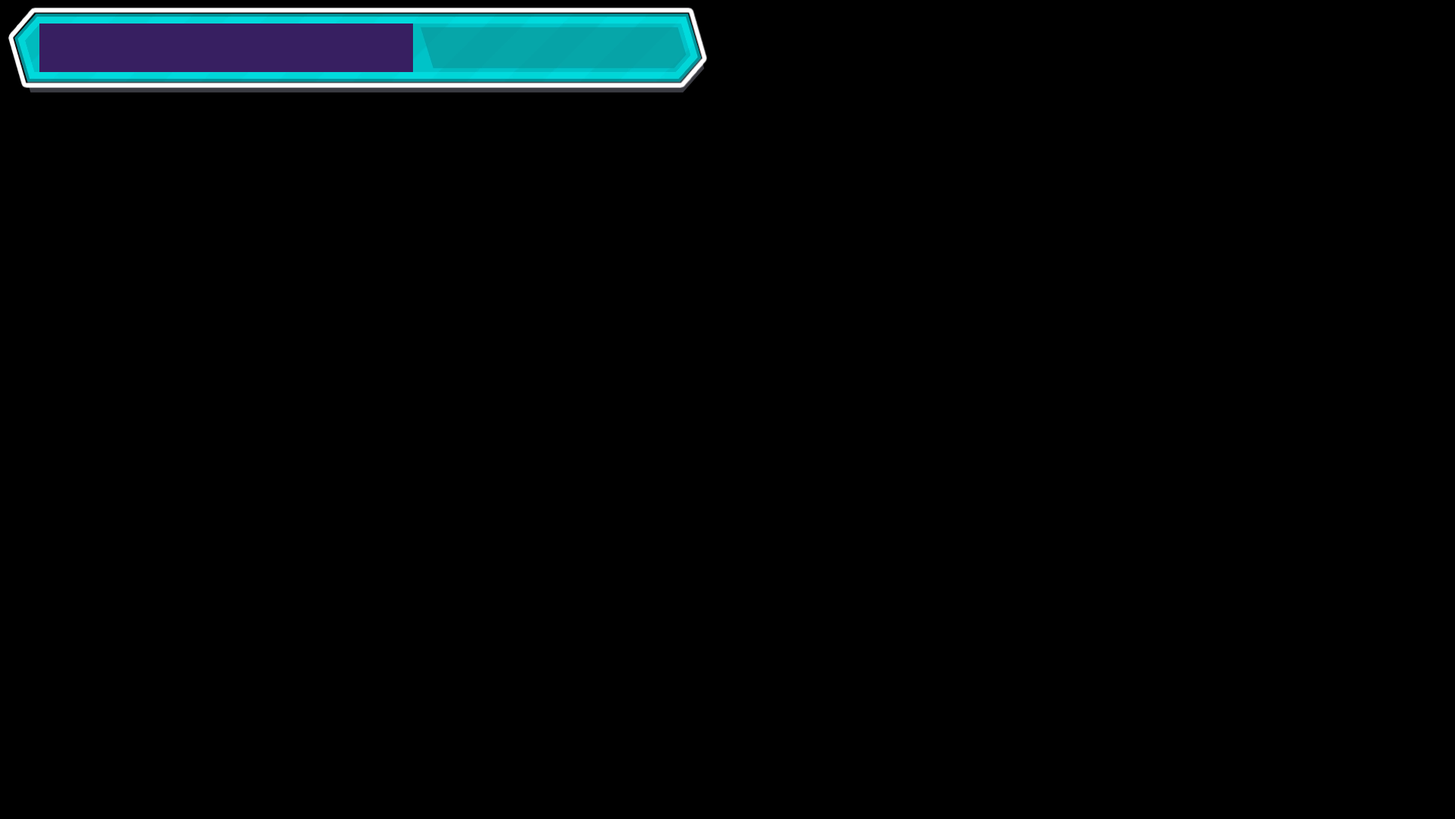
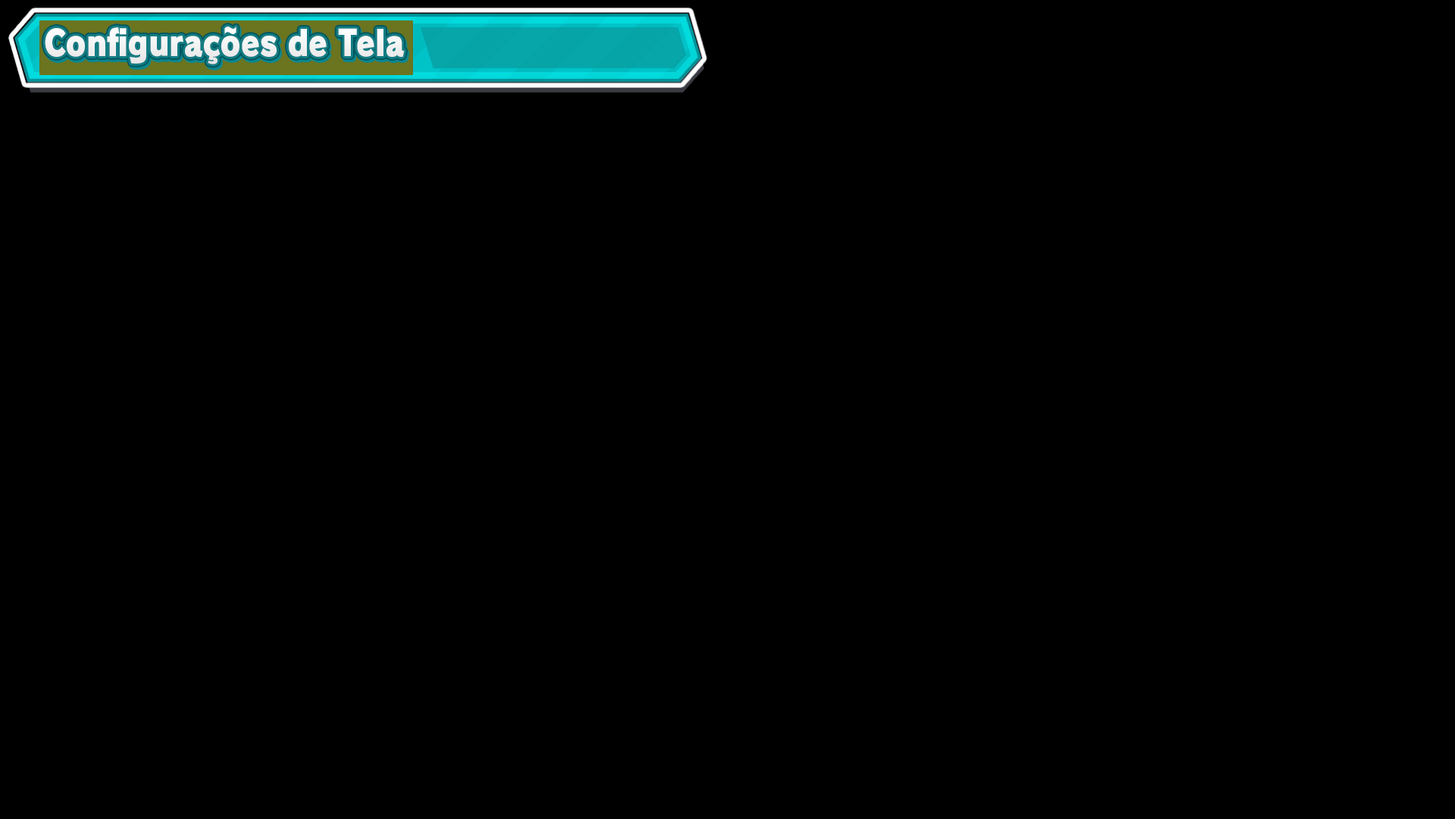
Two versions of the same layered image (1455 x 819). Layer-by-layer changes:
added group "Configurações de Tela (New)" with 2 layers above "Configurações Visuais" over 39, 20, 414, 76
added layer "Configurações de Tela" in group "Configurações de Tela (New)" over 44, 26, 405, 65
added layer "Camada 3" in group "Configurações de Tela (New)" over 39, 20, 414, 76
